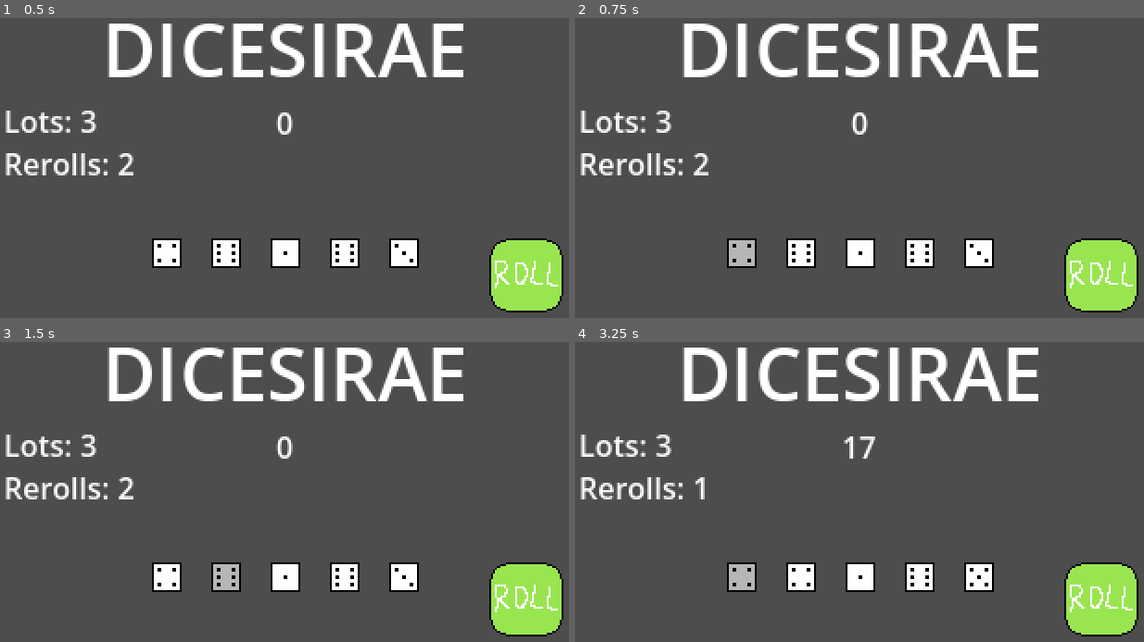
Above: before the commit, frames 1-4 (two rows, left to right).
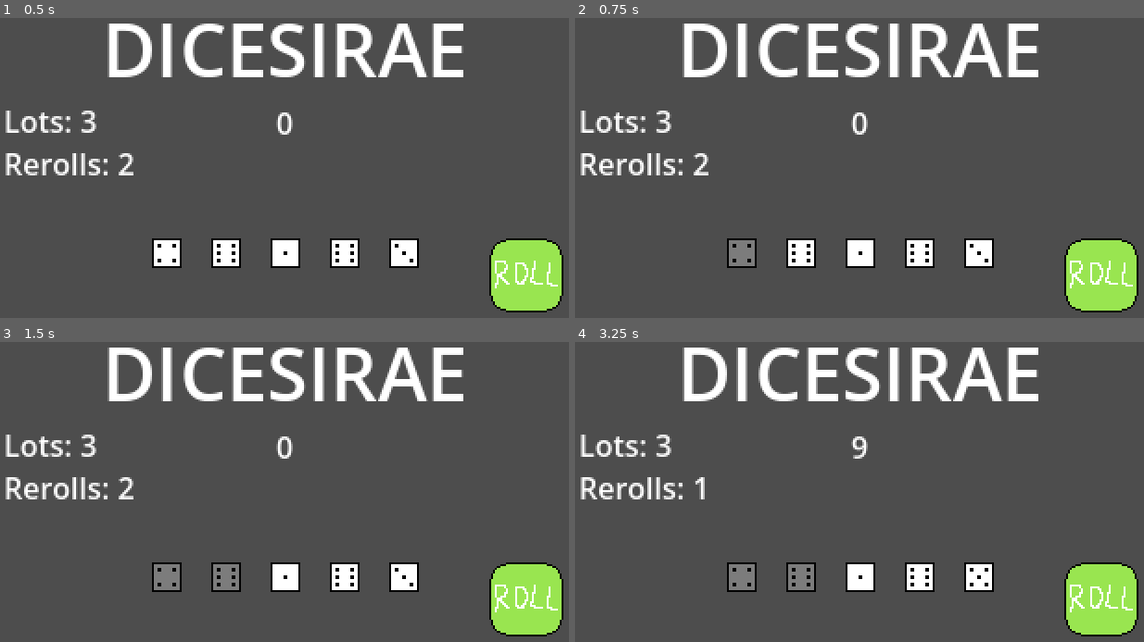
Above: after the commit, the same moments.

Repository: xander6424/DICESIRAE
Game: Godot game, scene res://scenes/main.tscn
Same seed, same stepped clock (60 frames per second), same inputs: the game is played once before the commit and once after it.
Inputs (mouse positions are in pixels of both pictures, inside the frame that each line leads up to):
- Up to frame 1 (0.5 s): no input
- Up to frame 2 (0.75 s): click (740, 252) at 0.52 s
- Up to frame 3 (1.5 s): click (227, 576) at 1.27 s
- Up to frame 4 (3.25 s): click (1104, 600) at 2 s; click (740, 576) at 2.77 s

Frame 1 is identical in both runs. In frame 2, 0.4% of the frame differs, in the area x 27-32%, y 74-83%; in frame 3, 0.7%; in frame 4, 1.0%, in the area x 27-53%, y 31-83%.

Commit message:
Saving Dice
Began working on a system for saving the dice after clicking them.

Diff:
--- a/scenes/dice.tscn
+++ b/scenes/dice.tscn
@@ -19,6 +19,9 @@
 
 [sub_resource type="StyleBoxFlat" id="StyleBoxFlat_ocjtb"]
 bg_color = Color(0, 0, 0, 0.28627452)
+
+[sub_resource type="StyleBoxFlat" id="StyleBoxFlat_pgf55"]
+bg_color = Color(0, 0, 0, 0.5137255)
 
 [node name="Dice" type="RigidBody2D" unique_id=732832586]
 gravity_scale = 0.0
@@ -48,7 +51,8 @@
 [node name="CollisionShape2D" type="CollisionShape2D" parent="." unique_id=884191497]
 shape = SubResource("RectangleShape2D_m4jp2")
 
-[node name="Button" type="Button" parent="." unique_id=1658616986]
+[node name="SaveButton" type="Button" parent="." unique_id=1658616986]
+unique_name_in_owner = true
 offset_left = -8.0
 offset_top = -8.0
 offset_right = 8.0
@@ -56,4 +60,5 @@
 theme_override_styles/normal = SubResource("StyleBoxFlat_pb8pk")
 theme_override_styles/pressed = SubResource("StyleBoxFlat_dicg2")
 theme_override_styles/hover = SubResource("StyleBoxFlat_ocjtb")
+theme_override_styles/disabled = SubResource("StyleBoxFlat_pgf55")
 action_mode = 0
--- a/scenes/main.tscn
+++ b/scenes/main.tscn
@@ -86,7 +86,12 @@
 texture_click_mask = ExtResource("6_tefeu")
 
 [connection signal="roll_done" from="DiceSet/Dice1" to="." method="_on_dice_roll_done"]
+[connection signal="saved_pressed" from="DiceSet/Dice1" to="." method="_on_saved_pressed"]
 [connection signal="roll_done" from="DiceSet/Dice2" to="." method="_on_dice_roll_done"]
+[connection signal="saved_pressed" from="DiceSet/Dice2" to="." method="_on_saved_pressed"]
 [connection signal="roll_done" from="DiceSet/Dice3" to="." method="_on_dice_roll_done"]
+[connection signal="saved_pressed" from="DiceSet/Dice3" to="." method="_on_saved_pressed"]
 [connection signal="roll_done" from="DiceSet/Dice4" to="." method="_on_dice_roll_done"]
+[connection signal="saved_pressed" from="DiceSet/Dice4" to="." method="_on_saved_pressed"]
 [connection signal="roll_done" from="DiceSet/Dice5" to="." method="_on_dice_roll_done"]
+[connection signal="saved_pressed" from="DiceSet/Dice5" to="." method="_on_saved_pressed"]
--- a/scripts/dice.gd
+++ b/scripts/dice.gd
@@ -1,9 +1,11 @@
 extends RigidBody2D
 
 signal roll_done(index: int)
+signal saved_pressed()
 
 @onready var faces: Node2D = %Faces
 @onready var roll_button: TextureButton = %RollButton
+@onready var save_button: Button = %SaveButton
 
 var rolling = false
 var saved = false
@@ -19,6 +21,8 @@
 	faces.get_child(starting_index).show()
 
 	roll_button.pressed.connect(roll_button_pressed)
+	save_button.pressed.connect(_save_button_pressed)
+
 
 func roll_button_pressed():
 	if !rolling and !saved:
@@ -48,7 +52,9 @@
 	# Return basic D6 dice roll
 	roll_done.emit(current_index + 1)
 
-# func save_button_pressed():
-	# If !rolling
-	# saved = true
-	# Send a signal to save the dice to an array
+
+func _save_button_pressed():
+	if !rolling:
+		saved = true
+		save_button.disabled = true
+		saved_pressed.emit()
--- a/scripts/main.gd
+++ b/scripts/main.gd
@@ -8,7 +8,8 @@
 var dice_in_play = 5
 var roll_total = 0
 var dice_rolled = 0
-var dice_list = []
+var rolling_dice_list = []
+var saved_dice_list = []
 var lots = 3
 var rerolls = 2
 
@@ -30,7 +31,7 @@
 func _on_dice_roll_done(roll: int) -> void:
 	roll_total += roll
 	dice_rolled += 1
-	dice_list.append(roll)
+	rolling_dice_list.append(roll)
 
 	# Doesn't count a roll until all dice are scored
 	if dice_rolled == dice_in_play:
@@ -39,12 +40,12 @@
 		update_score(roll_total)
 		update_labels()
 
-		print(dice_list)
+		print(rolling_dice_list) # Show numbers in output
 
 		# Reset for new roll
 		dice_rolled = 0
 		roll_total = 0
-		dice_list.clear()
+		rolling_dice_list.clear()
 
 func update_score(score_total: int):
 	score_label.text = str(score_total)
@@ -55,3 +56,9 @@
 
 func enter_shop():
 	print("SHOP")
+
+
+func _on_saved_pressed() -> void:
+	dice_in_play -= 1
+	#saved_dice_list
+	pass
